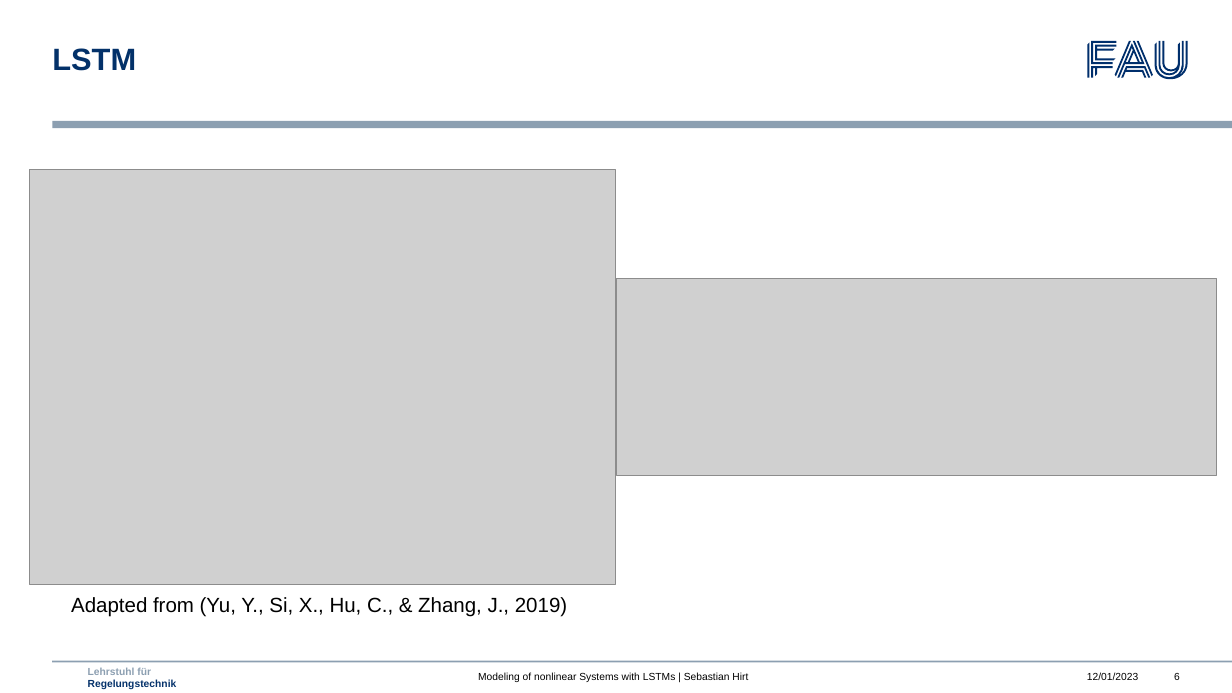
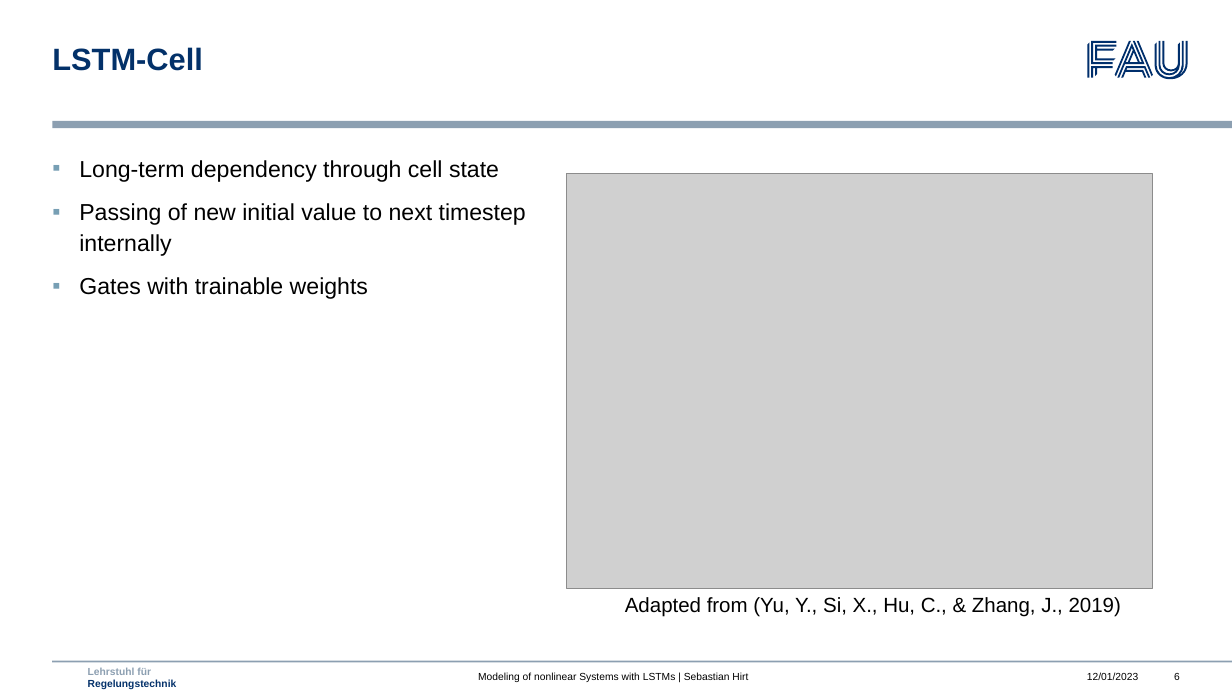
Before and after one commit to mokronos/nonlinearLSTM, a slide deck: slide 6 of presentation/nonlinearLSTM_slides.pptx. Drawn at 1232x693 pixels with LibreOffice and Linux fonts; fonts in the diff are those of the drawing; grey boxes stand for pictures; background and template pictures are left out. Boxes give left, top, right and bottom in pixels: in the first picture for what was removed or moved away, otherwise in the second. Text is boxed around its words. In the diff, an @@ line names an element or a change of style, - is before the commit and + after.

```diff
--- a/presentation/nonlinearLSTM_slides.pptx
+++ b/presentation/nonlinearLSTM_slides.pptx
@@ title at box(52, 47, 203, 71): text changed @@
-LSTM
+LSTM-Cell
@@ text added at box(79, 160, 526, 299), 18 pt, text #000000 @@
+▪ Long-term dependency through cell state
+▪ Passing of new initial value to next timestep
+  internally
+▪ Gates with trainable weights
@@ picture: place and size @@
-picture at box(30, 169, 616, 584)
+picture at box(567, 173, 1153, 588)
@@ picture removed at box(616, 278, 1217, 475) @@
@@ text "Adapted from (Yu, Y., Si, ...": place and size @@
-text "Adapted from (Yu, Y., Si, ..." at box(71, 597, 567, 617)
+text "Adapted from (Yu, Y., Si, ..." at box(625, 597, 1121, 617)
```
Also in this commit, not shown: 10 other slides changed, 7 slides removed.
